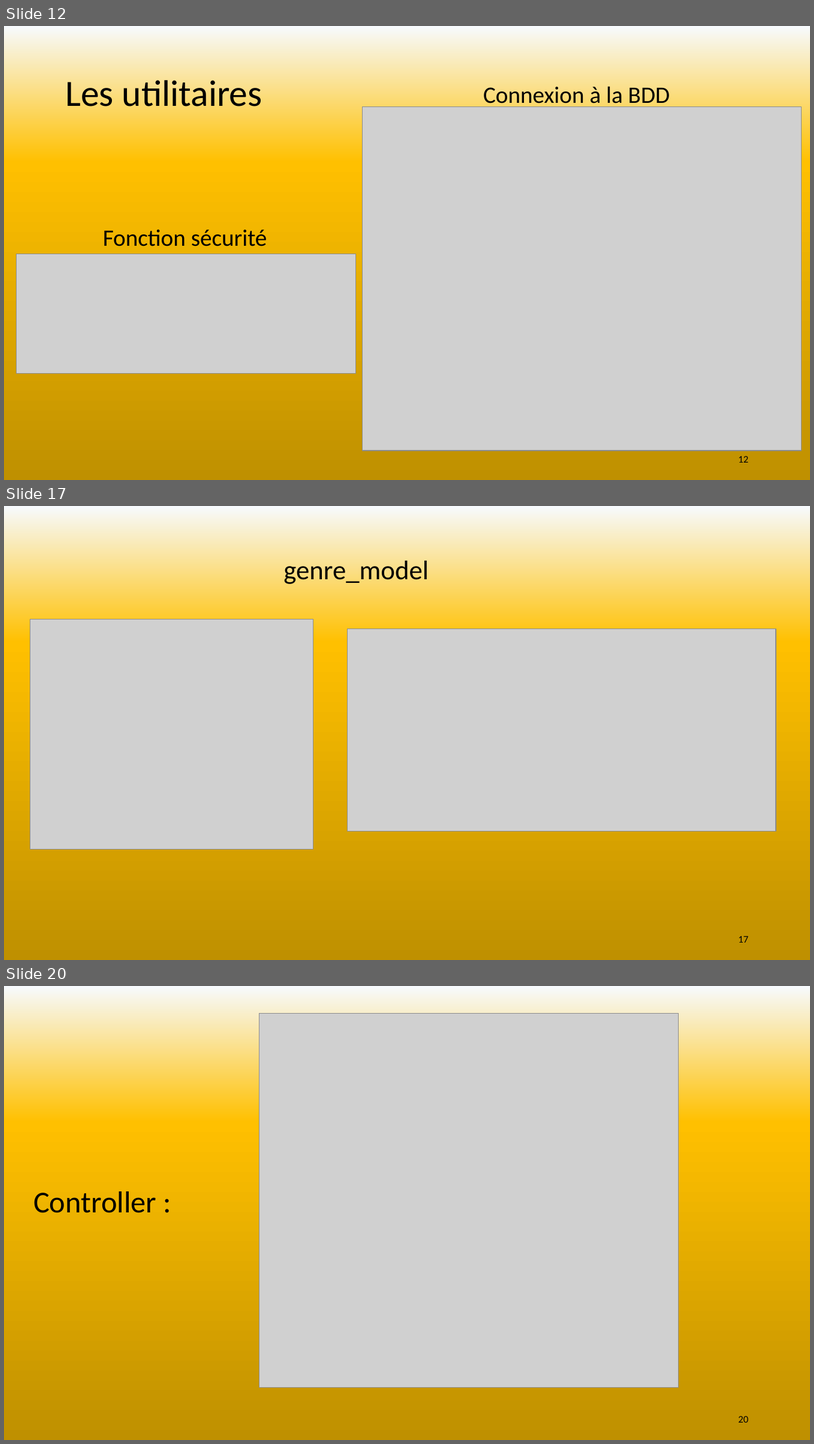
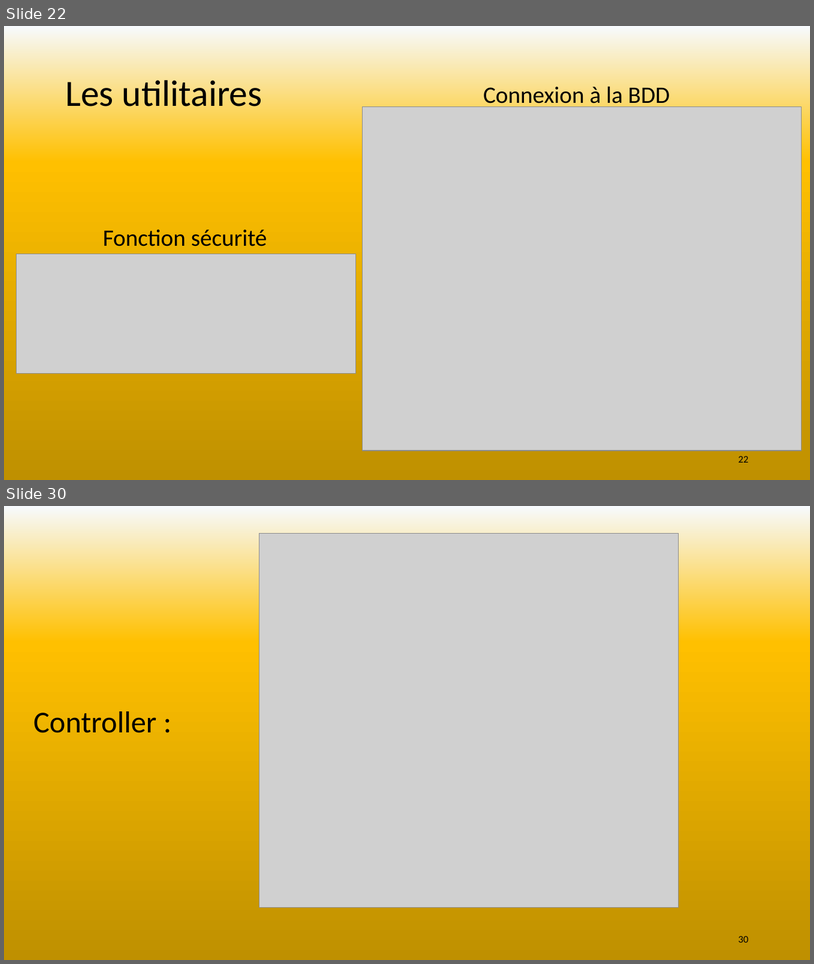
Before and after one commit to SebLeyr/Rotten_potatoes, a slide deck: Conception/Rotten potatoes.pptx. Shown one above the other, each under a label of ours: slides 12, 17 and 20 before the commit, slides 22 and 30 after it; the slides between them are not shown. The pictures are 814x1444 and 814x964 pixels, drawn with LibreOffice and Linux fonts; fonts in the diff are those of the drawing; grey boxes stand for pictures. Boxes give left, top, right and bottom in pixels: in the first picture for what was removed or moved away, otherwise in the second. Text is boxed around its words. In the diff, an @@ line names an element or a change of style, - is before the commit and + after.

```diff
--- a/Conception/Rotten potatoes.pptx
+++ b/Conception/Rotten potatoes.pptx
@@ slide 17 removed at <box>4,506,810,960</box>, background gradient #F7FAFD to #FFC000 to #BF9000 to #FFFFFF @@
@@ text removed at <box>284,561,429,584</box> @@
-genre_model
@@ picture removed at <box>30,619,313,849</box> @@
@@ picture removed at <box>348,629,777,831</box> @@
@@ page number removed at <box>738,936,749,942</box> @@
-17
@@ what was slide 12 is now slide 22 @@
@@ page number at <box>738,456,749,462</box>: text changed @@
-12
+22
@@ what was slide 20 is now slide 30 @@
@@ page number at <box>738,936,749,942</box>: text changed @@
-20
+30
```
Also in this commit, not shown: 2 slides changed, 17 slides added, 6 other slides removed, 10 other files.
